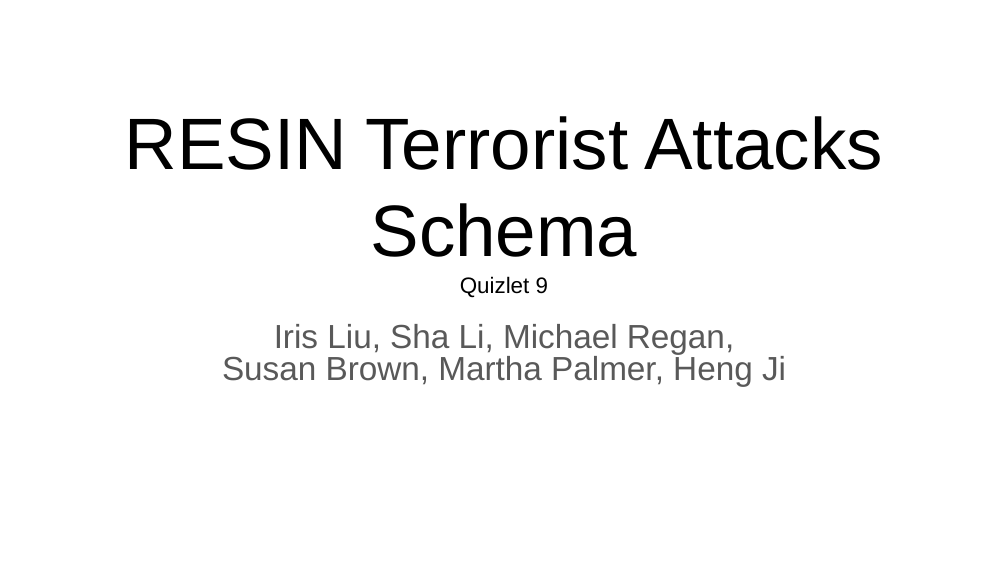
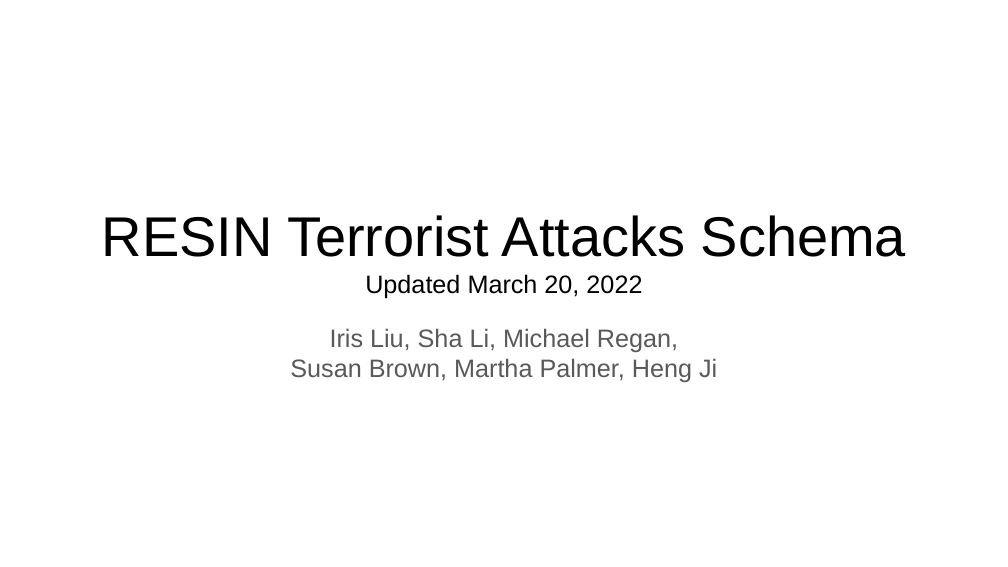
Before and after one commit to RESIN-KAIROS/schemalib, a slide deck: slide 1 of hrf/terrorist_attack.pptx. Drawn at 1008x567 pixels with LibreOffice and Linux fonts; fonts in the diff are those of the drawing. Boxes give left, top, right and bottom in pixels: in the first picture for what was removed or moved away, otherwise in the second. Text is boxed around its words. In the diff, an @@ line names an element or a change of style, - is before the commit and + after.

Commit message:
update terrorist attack hrf

```diff
--- a/hrf/terrorist_attack.pptx
+++ b/hrf/terrorist_attack.pptx
@@ title at (102,215,906,298): text changed; size 52 to 40 pt @@
-RESIN Terrorist Attacks Schema
-Quizlet 9
+RESIN Terrorist Attacks Schema
+Updated March 20, 2022
@@ subtitle "Iris Liu, Sha Li, Michael ..." at (290,328,717,382): size 23.8 to 18 pt; line spacing 0.8 to 1 @@
```
Also in this commit, not shown: 6 other slides changed.
